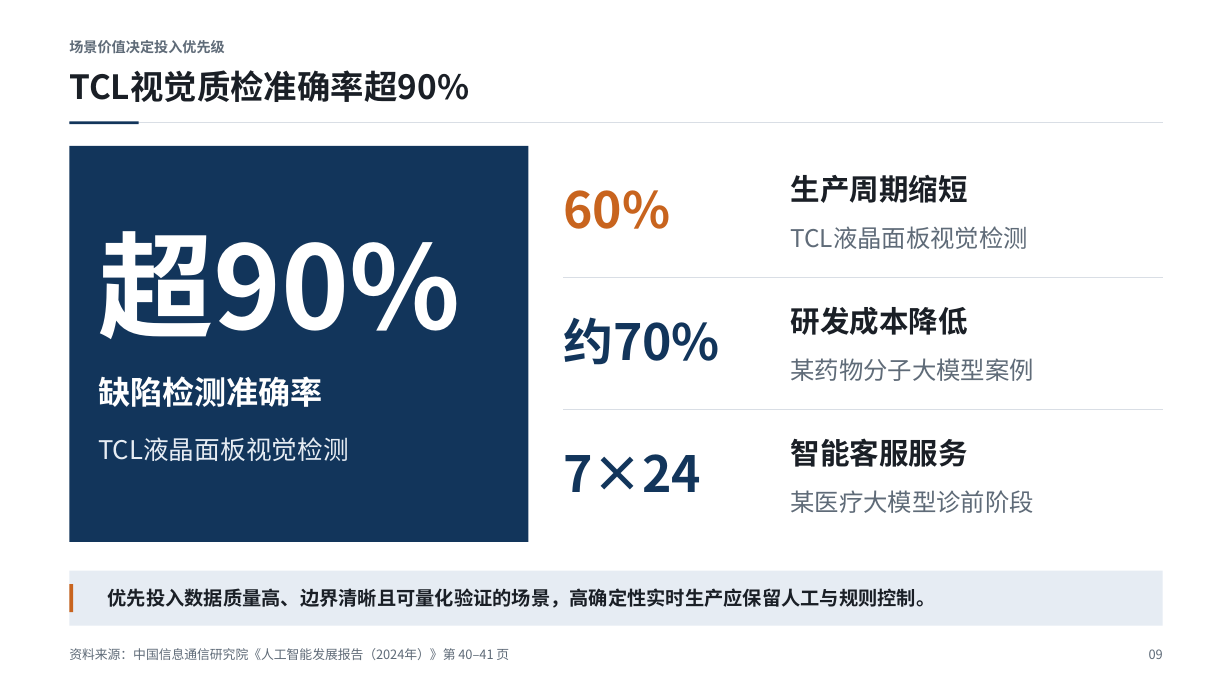
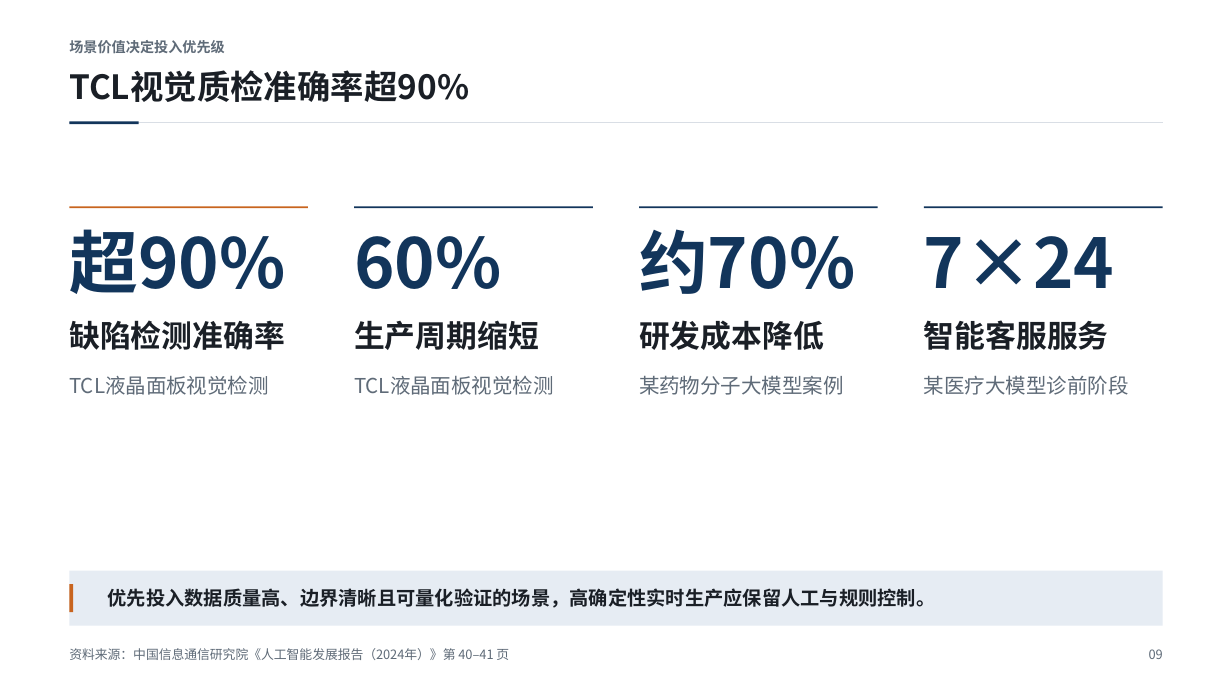
Before and after one commit to Liyilin66/ppt-agent, a slide deck: slide 9 of examples/caict-2024-sample.pptx. Drawn at 1232x693 pixels with LibreOffice and Linux fonts; fonts in the diff are those of the drawing. Boxes give left, top, right and bottom in pixels: in the first picture for what was removed or moved away, otherwise in the second. Text is boxed around its words. In the diff, an @@ line names an element or a change of style, - is before the commit and + after.

```diff
--- a/examples/caict-2024-sample.pptx
+++ b/examples/caict-2024-sample.pptx
@@ rectangle removed at (69,146,529,543) @@
@@ rectangle added at (69,206,308,208), fill #C8641E @@
@@ rectangle added at (354,206,592,208), fill #12355B @@
@@ rectangle added at (640,206,878,208), fill #12355B @@
@@ rectangle added at (924,206,1163,208), fill #12355B @@
@@ text "超90%": place and size @@
-text "超90%" at (98,231,460,339)
+text "超90%" at (69,229,285,294)
@@ text "超90%" at (69,229,285,294): size 89.8 to 53.6 pt, text colour #FFFFFF to #12355B; line spacing 103.3pt to 61.6pt @@
@@ text "60%": place and size @@
-text "60%" at (563,190,670,229)
+text "60%" at (354,236,501,289)
@@ text "60%" at (354,236,501,289): size 38.9 to 53.6 pt, text colour #C8641E to #12355B; line spacing 44.7pt to 61.6pt @@
@@ text "约70%": place and size @@
-text "约70%" at (563,317,720,365)
+text "约70%" at (639,229,855,294)
@@ text "约70%" at (639,229,855,294): size 38.9 to 53.6 pt; line spacing 44.7pt to 61.6pt @@
@@ text "7×24" at (924,236,1115,288): size 38.9 to 53.6 pt; line spacing 44.7pt to 61.6pt @@
@@ text "7×24": place and size @@
-text "7×24" at (563,454,701,492)
+text "7×24" at (924,236,1115,288)
@@ line removed from (563, 278) to (1163, 278) @@
@@ text "缺陷检测准确率": place and size @@
-text "缺陷检测准确率" at (98,376,322,407)
+text "缺陷检测准确率" at (69,320,285,350)
@@ text "缺陷检测准确率" at (69,320,285,350): size 25 to 24 pt, text colour #FFFFFF to #1A1F26; line spacing 32.5pt to 31.2pt @@
@@ size 23 to 24 pt; line spacing 29.9pt to 31.2pt in 3 elements at (639,320,824,350), (924,320,1109,350), (354,320,539,350) @@
@@ text "生产周期缩短": place and size @@
-text "生产周期缩短" at (791,175,968,203)
+text "生产周期缩短" at (354,320,539,350)
@@ text "研发成本降低": place and size @@
-text "研发成本降低" at (791,306,968,335)
+text "研发成本降低" at (639,320,824,350)
@@ text "智能客服服务": place and size @@
-text "智能客服服务" at (791,438,968,467)
+text "智能客服服务" at (924,320,1109,350)
@@ text "TCL液晶面板视觉检测": place and size @@
-text "TCL液晶面板视觉检测" at (98,437,349,461)
+text "TCL液晶面板视觉检测" at (69,376,269,395)
@@ text "TCL液晶面板视觉检测" at (69,376,269,395): size 20 to 16 pt, text colour #E6ECF3 to #5F6B78; line spacing 30pt to 24pt @@
@@ size 19 to 16 pt; line spacing 28.5pt to 24pt in 3 elements at (639,376,844,395), (924,376,1129,395), (354,376,554,395) @@
@@ text "TCL液晶面板视觉检测": place and size @@
-text "TCL液晶面板视觉检测" at (791,226,1028,249)
+text "TCL液晶面板视觉检测" at (354,376,554,395)
@@ text "某药物分子大模型案例": place and size @@
-text "某药物分子大模型案例" at (791,358,1034,381)
+text "某药物分子大模型案例" at (639,376,844,395)
@@ text "某医疗大模型诊前阶段": place and size @@
-text "某医疗大模型诊前阶段" at (791,490,1034,513)
+text "某医疗大模型诊前阶段" at (924,376,1129,395)
@@ line removed from (563, 410) to (1163, 410) @@
```
Also in this commit, not shown: 10 other slides changed, 6 other files.
